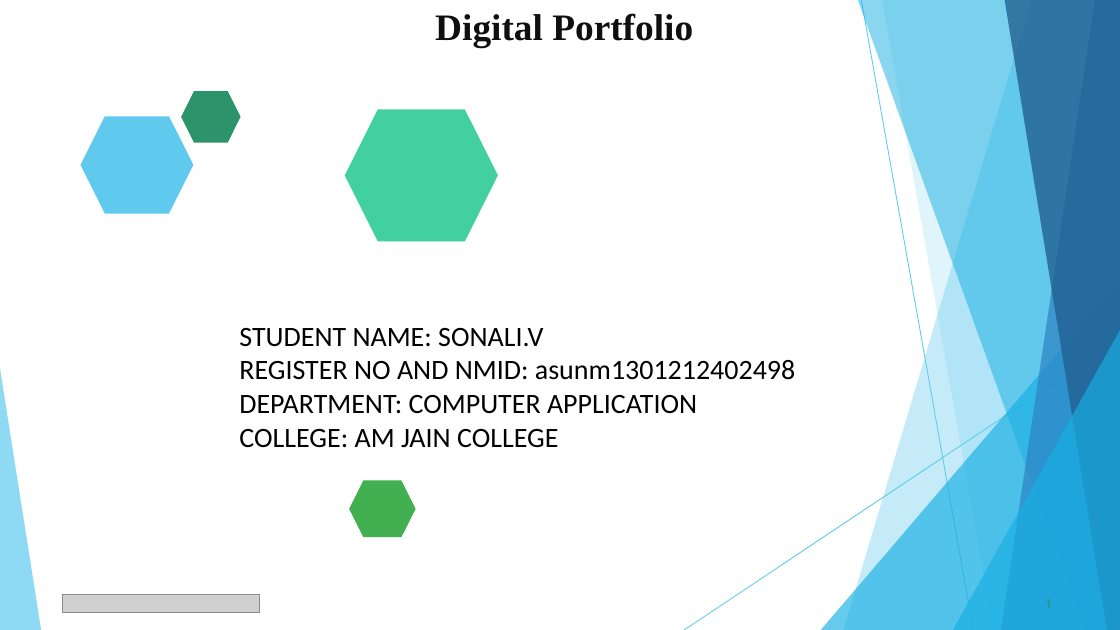
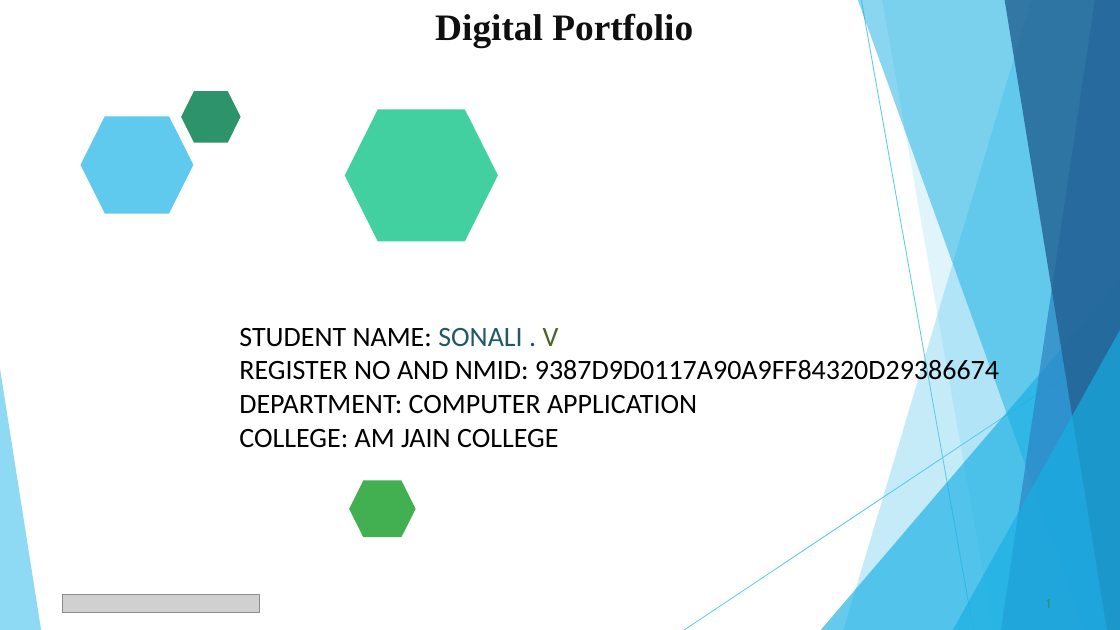
Before and after one commit to 24h322-cmd/Myserver, a slide deck: slide 1 of portfolio_presentation.pptx. Drawn at 1120x630 pixels with LibreOffice and Linux fonts; fonts in the diff are those of the drawing; grey boxes stand for pictures. Boxes give left, top, right and bottom in pixels: in the first picture for what was removed or moved away, otherwise in the second. Text is boxed around its words. In the diff, an @@ line names an element or a change of style, - is before the commit and + after.

```diff
--- a/portfolio_presentation.pptx
+++ b/portfolio_presentation.pptx
@@ text at (x1=239, y1=328, x2=999, y2=386): text changed @@
-STUDENT NAME: SONALI.V
-REGISTER NO AND NMID: asunm1301212402498
+STUDENT NAME: SONALI . V
+REGISTER NO AND NMID: 9387D9D0117A90A9FF84320D29386674
```
Also in this commit, not shown: 3 other slides changed.
